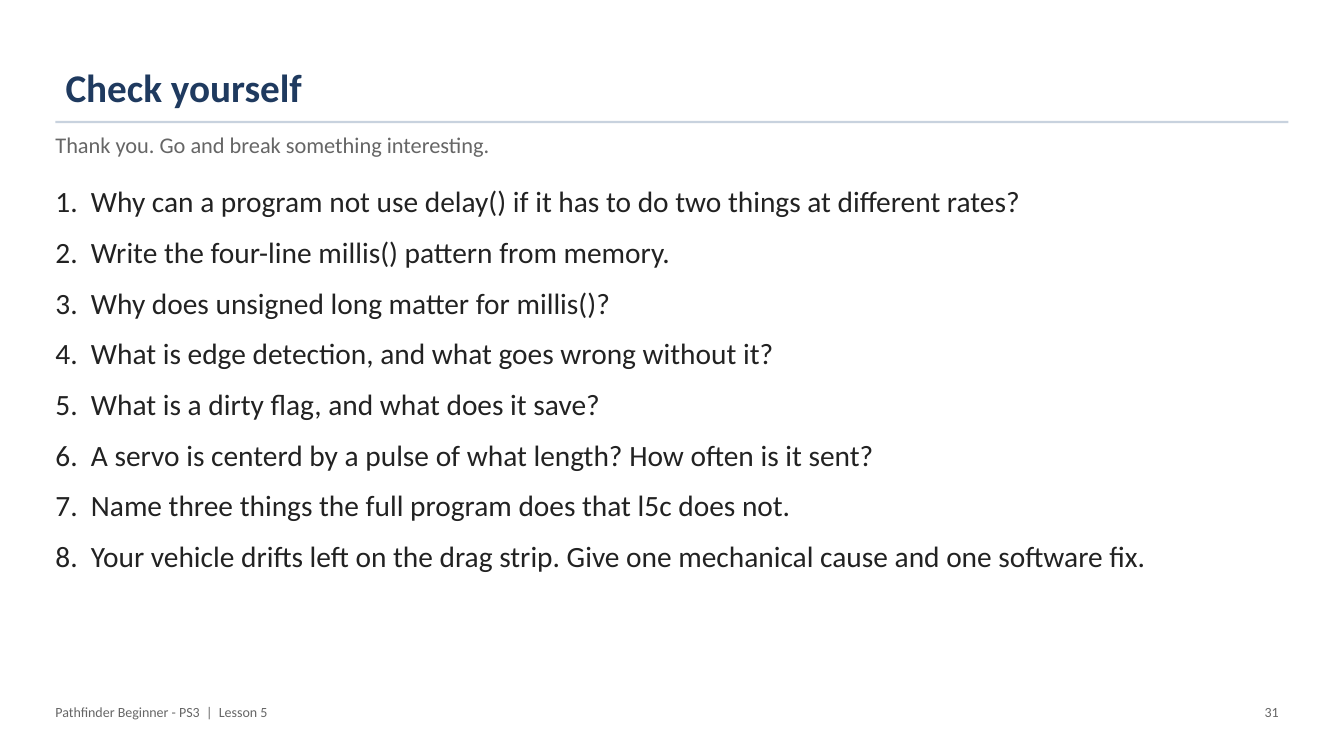
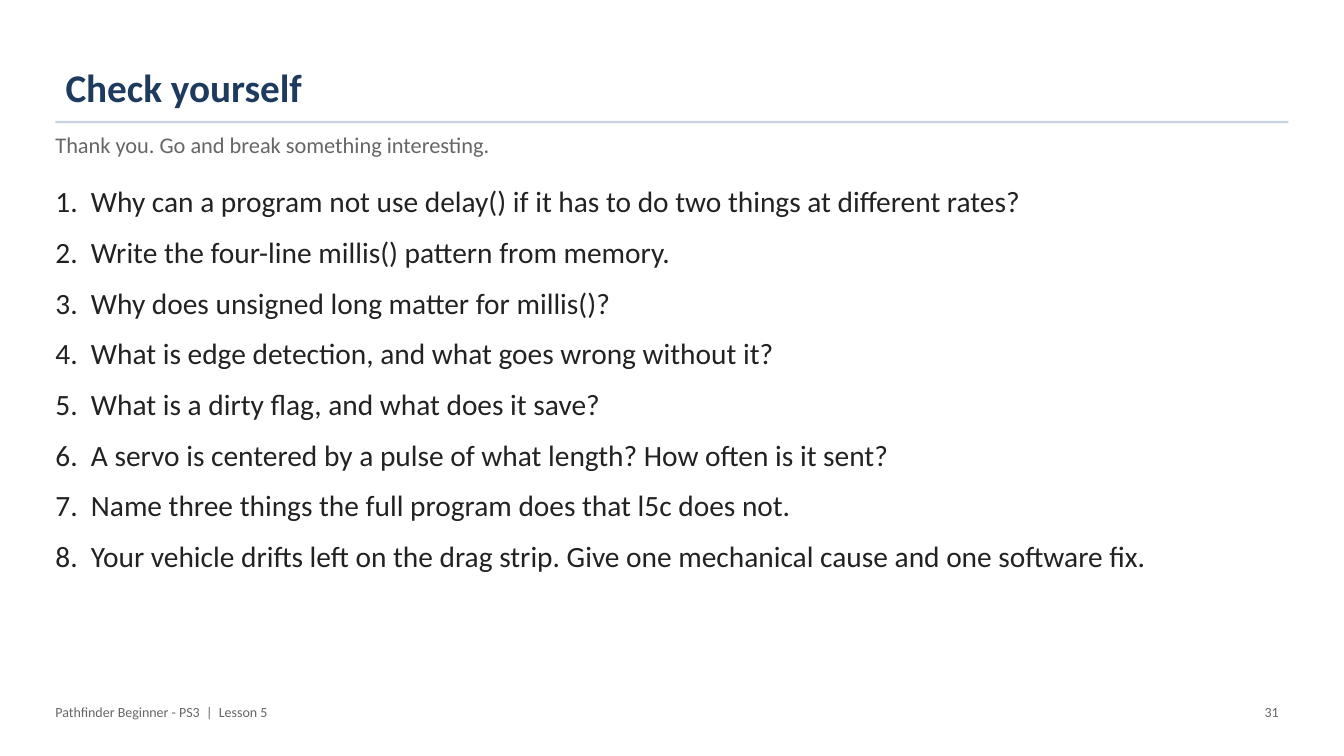
Before and after one commit to PorpoiseRobotics/porpoise-robotics, a slide deck: slide 31 of ground-vehicle/docs/courses/beginner-ps3/l5_maneuvers_with_lights.pptx. Drawn at 1344x756 pixels with LibreOffice and Linux fonts; fonts in the diff are those of the drawing. Boxes give left, top, right and bottom in pixels: in the first picture for what was removed or moved away, otherwise in the second. Text is boxed around its words. In the diff, an @@ line names an element or a change of style, - is before the commit and + after.

```diff
--- a/ground-vehicle/docs/courses/beginner-ps3/l5_maneuvers_with_lights.pptx
+++ b/ground-vehicle/docs/courses/beginner-ps3/l5_maneuvers_with_lights.pptx
@@ text at (x1=55, y1=445, x2=888, y2=471): text changed @@
-6. A servo is centerd by a pulse of what length? How often is it sent?
+6. A servo is centered by a pulse of what length? How often is it sent?
```
Also in this commit, not shown: 10 other slides changed, 22 other files.
